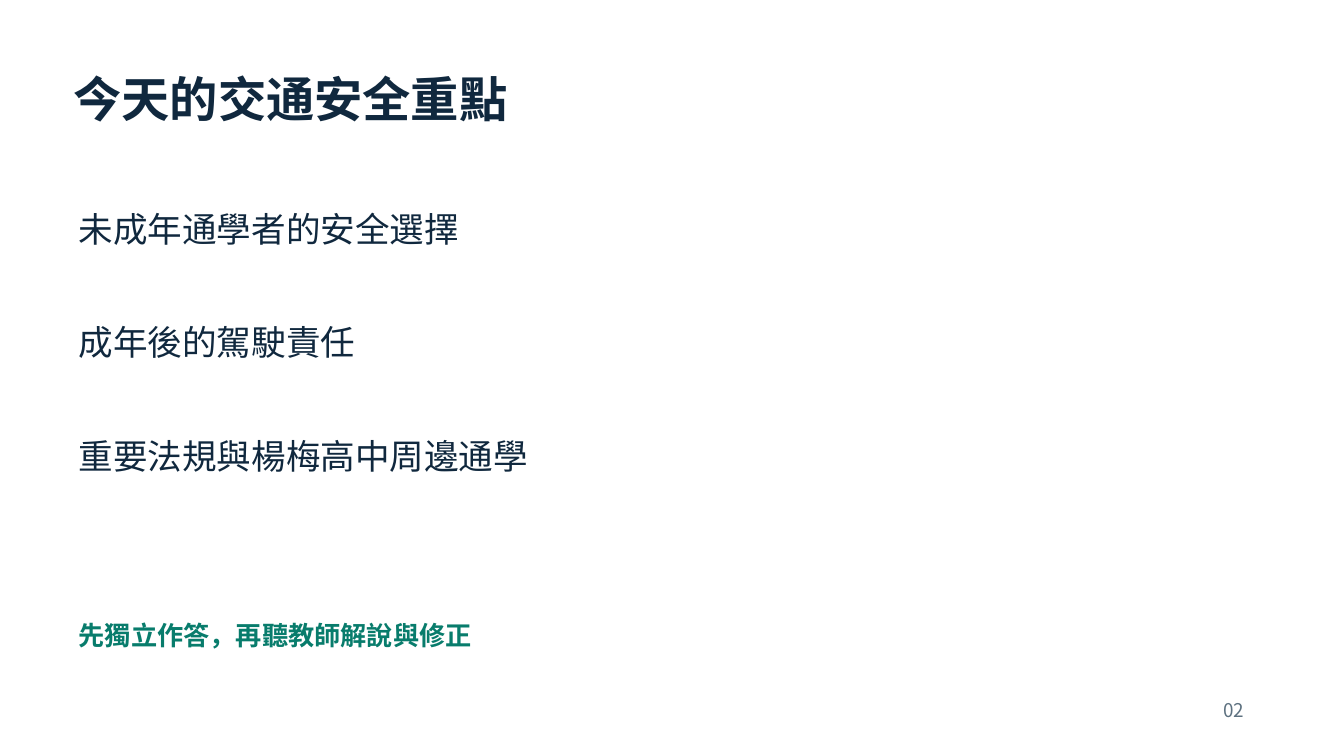
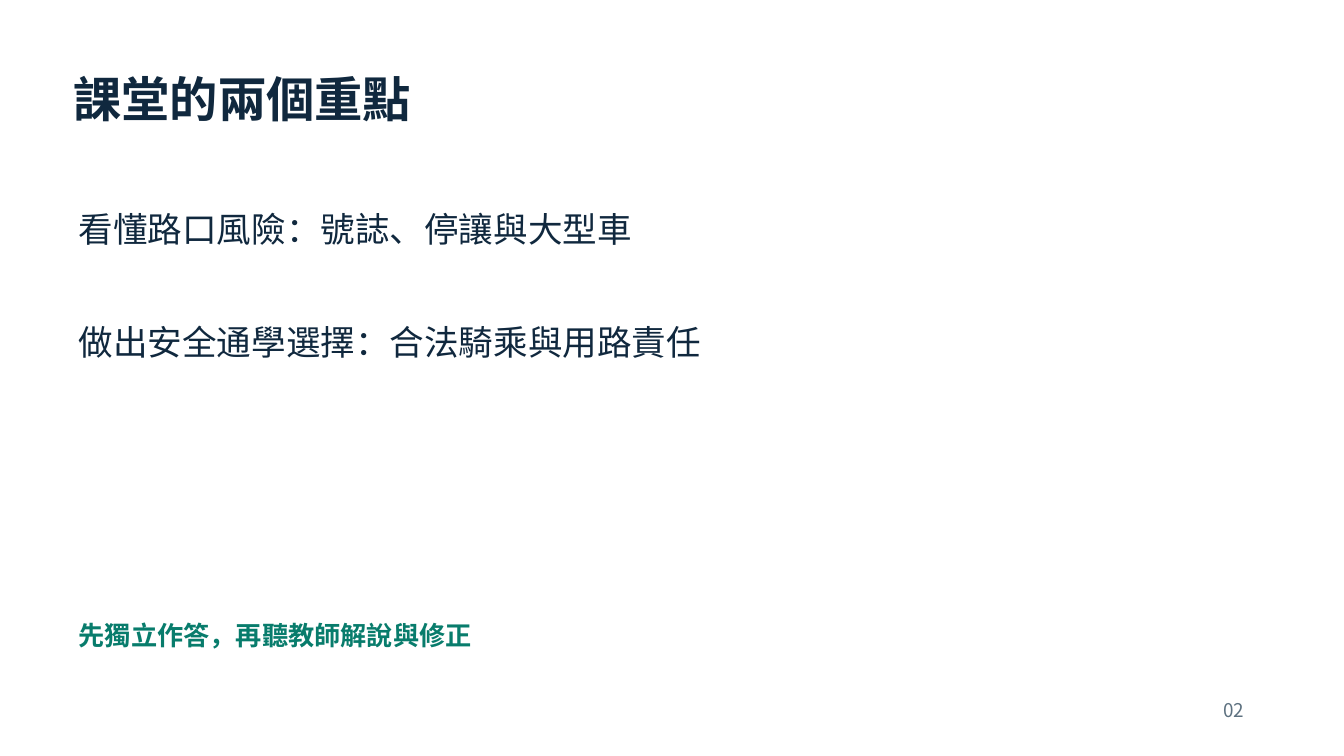
Before and after one commit to YOYO-MAN/yangmei-road-safety, a slide deck: slide 2 of teacher-led/materials/teacher-slides.pptx. Drawn at 1344x756 pixels with LibreOffice and Linux fonts; fonts in the diff are those of the drawing. Boxes give left, top, right and bottom in pixels: in the first picture for what was removed or moved away, otherwise in the second. Text is boxed around its words. In the diff, an @@ line names an element or a change of style, - is before the commit and + after.

```diff
--- a/teacher-led/materials/teacher-slides.pptx
+++ b/teacher-led/materials/teacher-slides.pptx
@@ text at (73, 76, 410, 122): text changed @@
-今天的交通安全重點
+課堂的兩個重點
@@ text at (79, 212, 632, 245): text changed @@
-未成年通學者的安全選擇
+看懂路口風險：號誌、停讓與大型車
@@ text at (79, 325, 701, 358): text changed @@
-成年後的駕駛責任
+做出安全通學選擇：合法騎乘與用路責任
@@ text removed at (79, 440, 528, 472) @@
-重要法規與楊梅高中周邊通學
```
Also in this commit, not shown: 4 other slides changed, 29 other files.
